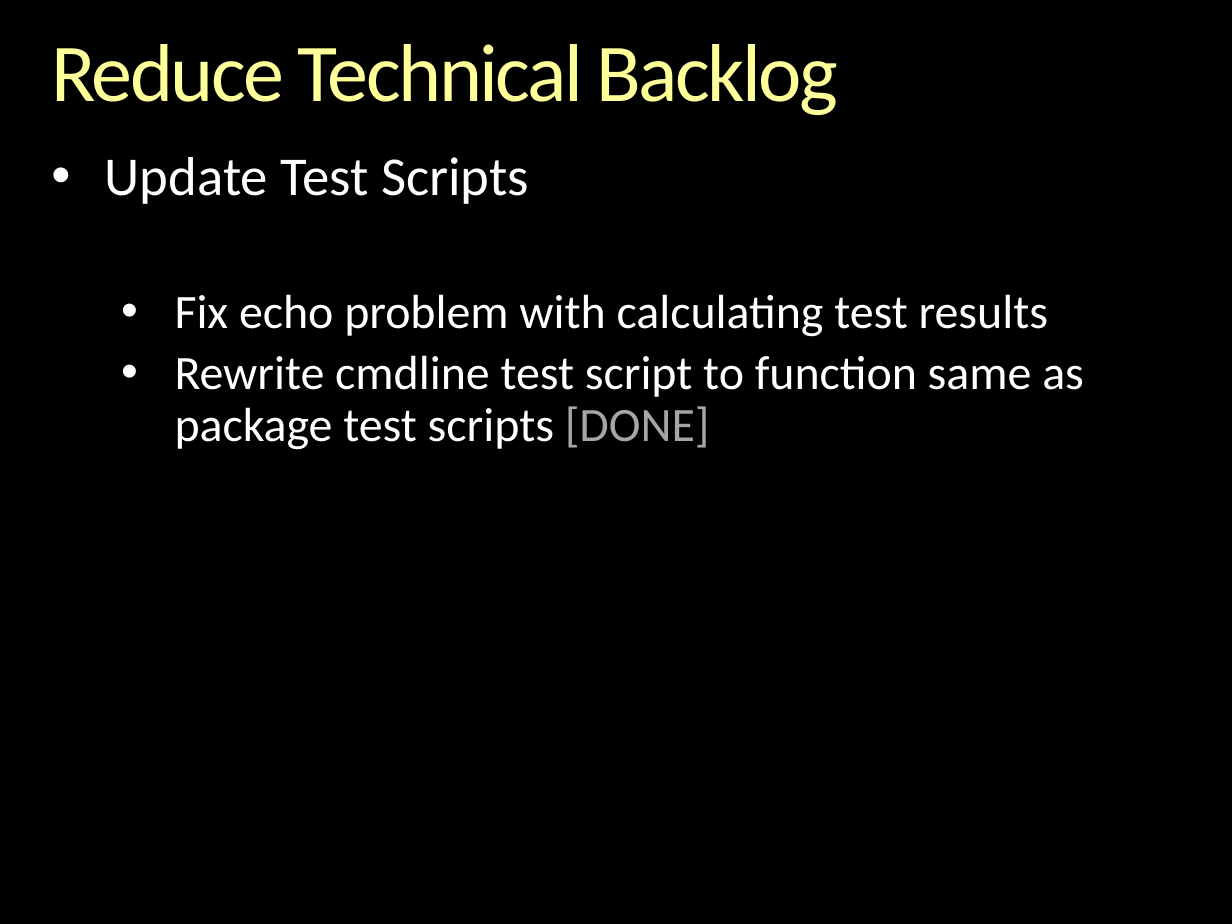
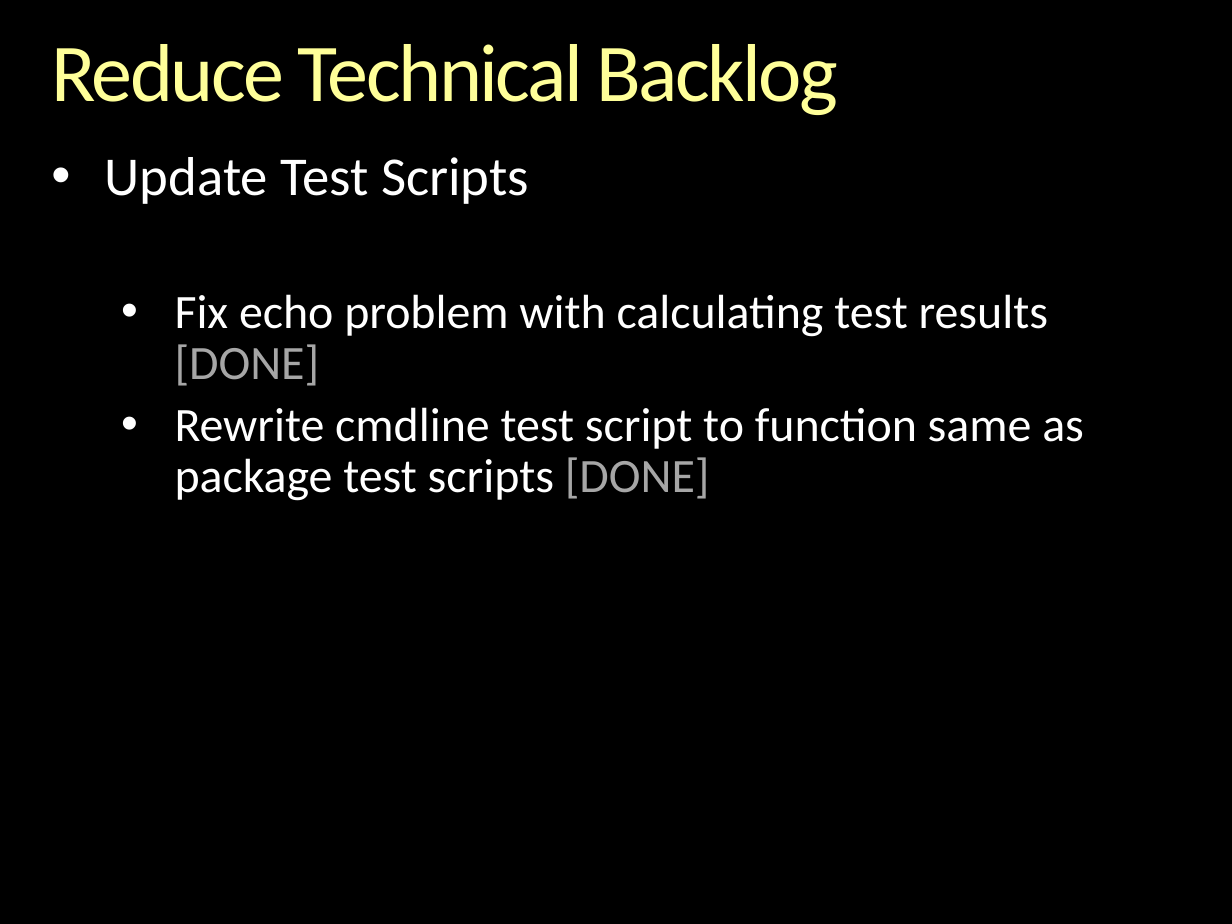
Before and after one commit to andrewferlitsch/epipog-nosql, a slide deck: slide 3 of sprints/Sprint 7 - Dec 4 - Dec 10 - Review.pptx. Drawn at 1232x924 pixels with LibreOffice and Linux fonts; fonts in the diff are those of the drawing; background and template pictures are left out. Boxes give left, top, right and bottom in pixels: in the first picture for what was removed or moved away, otherwise in the second. Text is boxed around its words. In the diff, an @@ line names an element or a change of style, - is before the commit and + after.

```diff
--- a/sprints/Sprint 7 - Dec 4 - Dec 10 - Review.pptx
+++ b/sprints/Sprint 7 - Dec 4 - Dec 10 - Review.pptx
@@ text at box(175, 294, 1048, 386): text changed @@
-  • Fix echo problem with calculating test results
+  • Fix echo problem with calculating test results [DONE]
```
Also in this commit, not shown: 10 other files.
